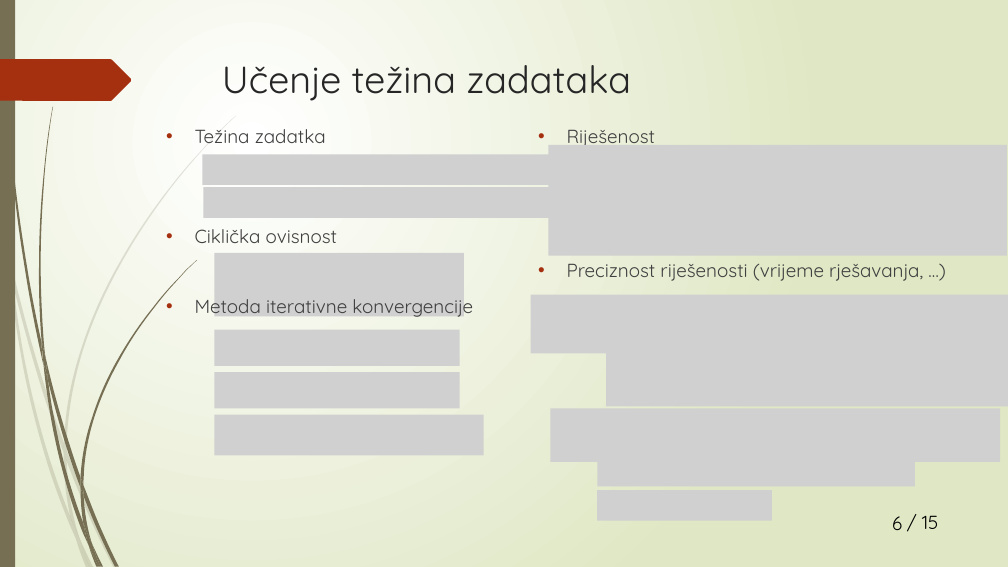
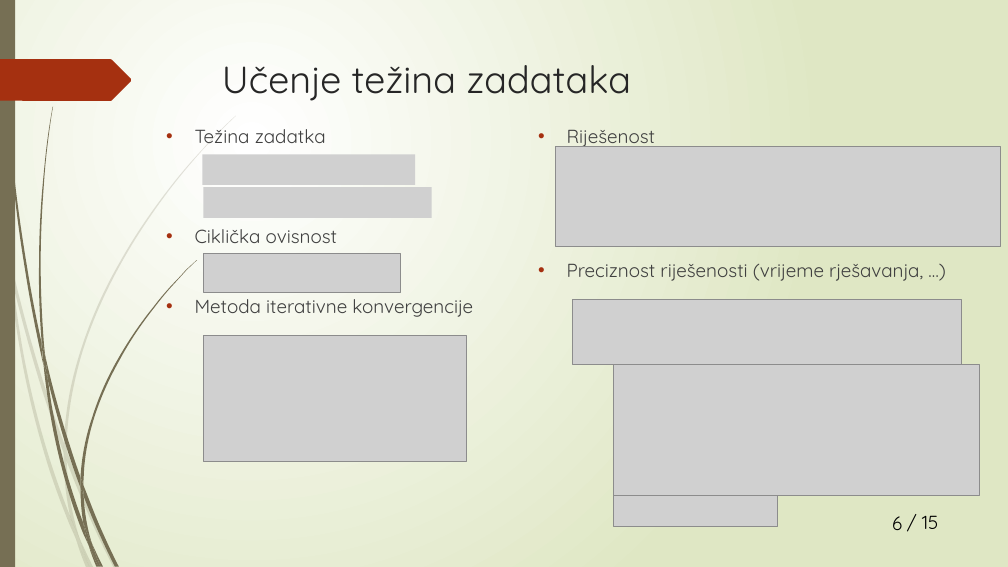
Before and after one commit to RokiFoki/Diplomski, a slide deck: slide 6 of Prezentacija.pptx. Drawn at 1008x567 pixels with LibreOffice and Linux fonts; fonts in the diff are those of the drawing; grey boxes stand for pictures. Boxes give left, top, right and bottom in pixels: in the first picture for what was removed or moved away, otherwise in the second. Text is boxed around its words. In the diff, an @@ line names an element or a change of style, - is before the commit and + after.

```diff
--- a/Prezentacija.pptx
+++ b/Prezentacija.pptx
@@ picture: place and size @@
-picture at <box>548,145,1007,256</box>
+picture at <box>556,146,1000,246</box>
@@ picture: place and size @@
-picture at <box>203,154,624,185</box>
+picture at <box>203,154,416,185</box>
@@ picture: place and size @@
-picture at <box>203,188,625,218</box>
+picture at <box>203,188,432,218</box>
@@ picture added at <box>203,254,401,292</box> @@
@@ picture removed at <box>215,253,464,316</box> @@
@@ text "Metoda iterativne konvergencije" rewrapped from <box>195,293,473,317</box> to <box>195,299,473,317</box> @@
@@ picture: place and size @@
-picture at <box>531,295,1008,354</box>
+picture at <box>572,300,961,365</box>
@@ picture added at <box>203,336,467,462</box> @@
@@ picture removed at <box>215,330,460,366</box> @@
@@ picture removed at <box>606,349,1008,380</box> @@
@@ picture removed at <box>215,372,460,408</box> @@
@@ picture removed at <box>606,376,1008,406</box> @@
@@ picture added at <box>613,364,980,496</box> @@
@@ picture removed at <box>215,414,484,455</box> @@
@@ picture removed at <box>551,408,1000,462</box> @@
@@ picture removed at <box>597,456,915,486</box> @@
@@ picture: place and size @@
-picture at <box>597,490,772,520</box>
+picture at <box>613,496,777,526</box>
```
Also in this commit, not shown: 8 other slides changed, 1 other file.
